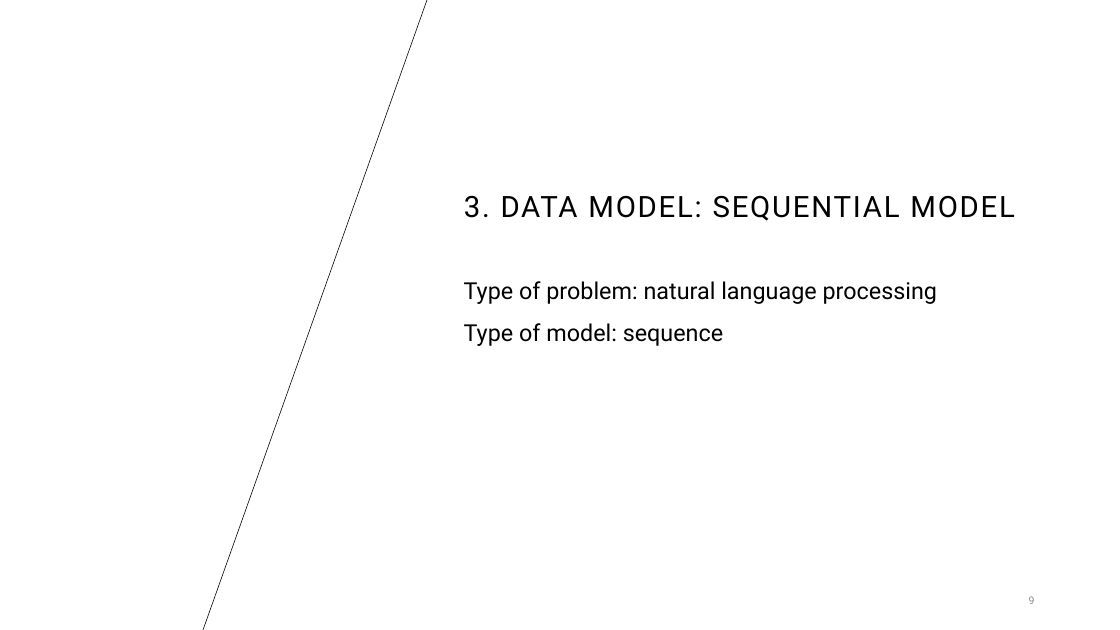
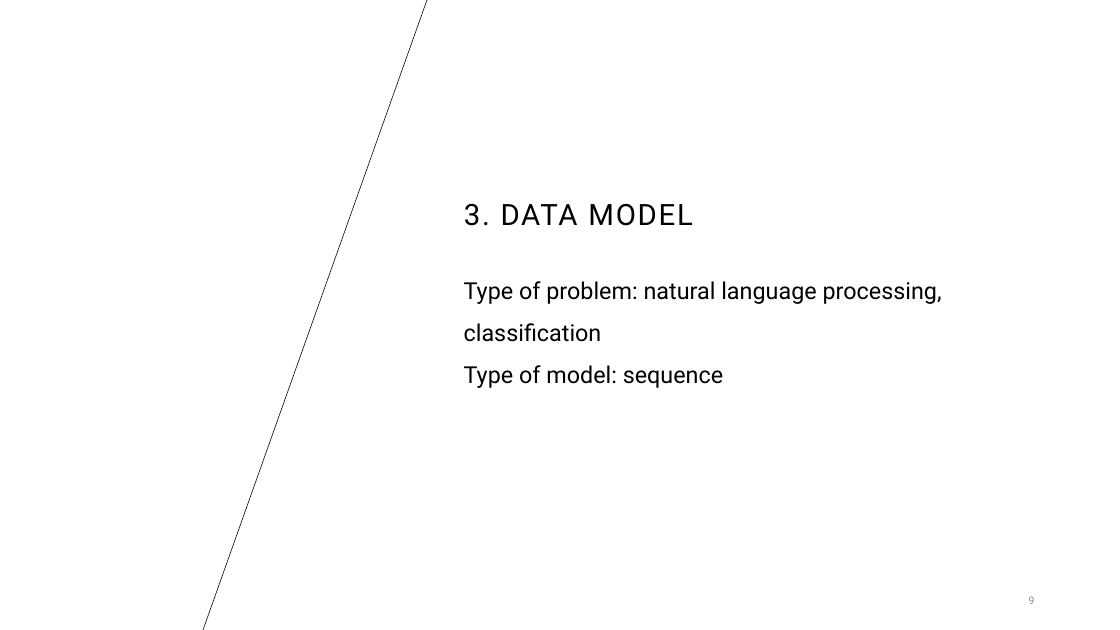
Before and after one commit to ngannk92/tweet_sentiment, a slide deck: slide 9 of tweet sentiment.pptx. Drawn at 1120x630 pixels with LibreOffice and Linux fonts; fonts in the diff are those of the drawing; background and template pictures are left out. Boxes give left, top, right and bottom in pixels: in the first picture for what was removed or moved away, otherwise in the second. Text is boxed around its words. In the diff, an @@ line names an element or a change of style, - is before the commit and + after.

```diff
--- a/tweet sentiment.pptx
+++ b/tweet sentiment.pptx
@@ title at [464,203,693,226]: text changed @@
-3. DATA MODEL: SEQUENTIAL MODEL
+3. DATA MODEL
@@ text at [464,281,942,342]: text changed @@
-Type of problem: natural language processing
+Type of problem: natural language processing, classification
```
Also in this commit, not shown: 3 other slides changed, 1 slide added.
